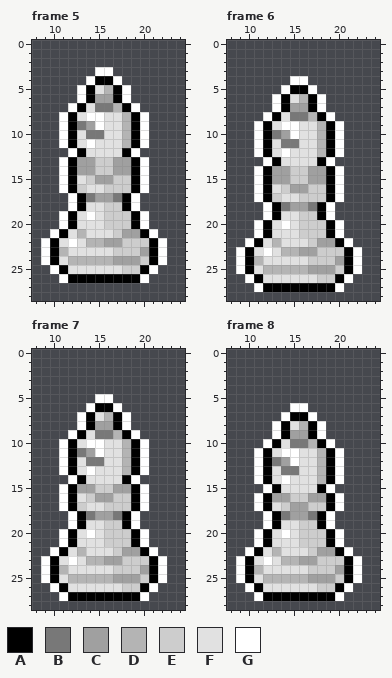
Pixel-art file -- Assets/Sprites/Sprites-Animation/Pieces/Pieces Dropping In/Aseprite Files/White Bishop Landing.aseprite. That is the earlier state.
32x32 pixels, 12 frames. Shown: frame 5: x 8..24, y 0..28; frame 6: x 8..24, y 0..28; frame 7: x 8..24, y 0..28; frame 8: x 8..24, y 0..28. The commit also changed other frames, which this record leaves out.
Palette (. is transparent): A #000000  B #787878  C #a0a0a0  D #b4b4b4  E #cdcdcd  F #e1e1e1  G #ffffff
Pixels before, frame 5, first column x 9:
 3 ......GG......
 4 .....GAAG.....
 5 ....GAFDAG....
 6 ....GACCAG....
 7 ...GAFBBDAG...
 8 ..GAFGGFFDAG..
 9 ..GABCGFFDAG..
10 ..GAFBBFFDAG..
11 ..GAFGFFFDAG..
12 ...GAFFFFAG...
13 ..GACCEECCAG..
14 ..GACCEECCAG..
15 ..GAFECCEEAG..
16 ..GAEFFEEEAG..
17 ...GABCCBAG...
18 ...GAFFEEAG...
19 ..GAFGFEEEAG..
20 ..GAFFFEEEAG..
21 .GAFDFFFECCAG.
22 GAFGFDDCCEEEAG
23 GADFFFFFEEECAG
24 GAFDDDDDCCCEAG
25 .GAFFFFFFEEAG.
26 ..GAAAAAAAAG..
Pixels before, frame 6, first column x 9:
 4 ......GG......
 5 .....GAAG.....
 6 ....GAFDAG....
 7 ....GACCAG....
 8 ...GAFBBDAG...
 9 ..GAFGGFFDAG..
10 ..GABCGFFDAG..
11 ..GAFBBFFDAG..
12 ..GAFGFFFDAG..
13 ...GAFFFFAG...
14 ..GACCEECCAG..
15 ..GACCEECCAG..
16 ..GAFECCEEAG..
17 ..GAEFFEEEAG..
18 ...GABCCBAG...
19 ...GAFFEEAG...
20 ..GAFGFEEEAG..
21 ..GAFFFEEEAG..
22 .GAFDFFFECCAG.
23 GAFGFDDCCEEEAG
24 GADFFFFFEEECAG
25 GAFDDDDDCCCEAG
26 .GAFFFFFFEEAG.
27 ..GAAAAAAAAG..
Pixels before, frame 7, first column x 9:
 5 ......GG......
 6 .....GAAG.....
 7 ....GAFDAG....
 8 ....GACCAG....
 9 ...GAFBBDAG...
10 ..GAFGGFFDAG..
11 ..GABCGFFDAG..
12 ..GAFBBFFDAG..
13 ..GAFGFFFDAG..
14 ...GAFFFFAG...
15 ..GACCEECCAG..
16 ..GAFECCEEAG..
17 ..GAEFFEEEAG..
18 ...GABCCBAG...
19 ...GAFFEEAG...
20 ..GAFGFEEEAG..
21 ..GAFFFEEEAG..
22 .GAFDFFFECCAG.
23 GAFGFDDCCEEEAG
24 GADFFFFFEEECAG
25 GAFDDDDDCCCEAG
26 .GAFFFFFFEEAG.
27 ..GAAAAAAAAG..
Pixels before, frame 8, first column x 9:
 6 ......GG......
 7 .....GAAG.....
 8 ....GAFDAG....
 9 ....GACCAG....
10 ...GAFBBDAG...
11 ..GAFGGFFDAG..
12 ..GABCGFFDAG..
13 ..GAFBBFFDAG..
14 ..GAFGFFFDAG..
15 ...GAFFFFAG...
16 ..GACCEECCAG..
17 ..GAFECCEEAG..
18 ...GABCCBAG...
19 ...GAFFEEAG...
20 ..GAFGFEEEAG..
21 ..GAFFFEEEAG..
22 .GAFDFFFECCAG.
23 GAFGFDDCCEEEAG
24 GADFFFFFEEECAG
25 GAFDDDDDCCCEAG
26 .GAFFFFFFEEAG.
27 ..GAAAAAAAAG..
The result:
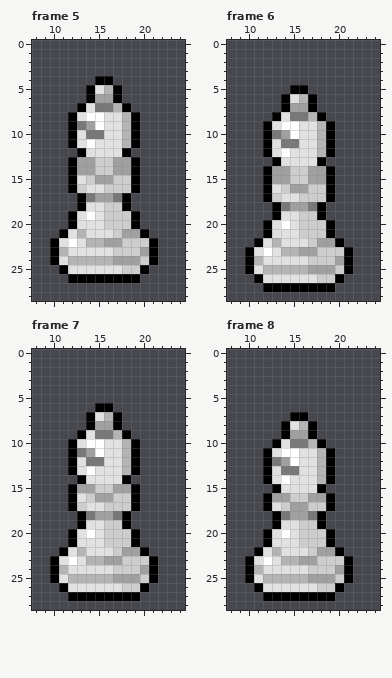
Change:
Changed rows in their new state; - is an unchanged pixel.
Frame 5:
first column x 9:
 3 ------..------
 4 -----.--.-----
 5 ----.----.----
 6 ----.----.----
 7 ---.------.---
 8 --.--------.--
 9 --.--------.--
10 --.--------.--
11 --.--------.--
12 ---.------.---
13 --.--------.--
14 --.--------.--
15 --.--------.--
16 --.--------.--
17 ---.------.---
18 ---.------.---
19 --.--------.--
20 --.--------.--
21 -.----------.-
22 .------------.
23 .------------.
24 .------------.
25 -.----------.-
26 --.--------.--
Frame 6:
first column x 9:
 4 ------..------
 5 -----.--.-----
 6 ----.----.----
 7 ----.----.----
 8 ---.------.---
 9 --.--------.--
10 --.--------.--
11 --.--------.--
12 --.--------.--
13 ---.------.---
14 --.--------.--
15 --.--------.--
16 --.--------.--
17 --.--------.--
18 ---.------.---
19 ---.------.---
20 --.--------.--
21 --.--------.--
22 -.----------.-
23 .------------.
24 .------------.
25 .------------.
26 -.----------.-
27 --.--------.--
Frame 7:
first column x 9:
 5 ------..------
 6 -----.--.-----
 7 ----.----.----
 8 ----.----.----
 9 ---.------.---
10 --.--------.--
11 --.--------.--
12 --.--------.--
13 --.--------.--
14 ---.------.---
15 --.--------.--
16 --.--------.--
17 --.--------.--
18 ---.------.---
19 ---.------.---
20 --.--------.--
21 --.--------.--
22 -.----------.-
23 .------------.
24 .------------.
25 .------------.
26 -.----------.-
27 --.--------.--
Frame 8:
first column x 9:
 6 ------..------
 7 -----.--.-----
 8 ----.----.----
 9 ----.----.----
10 ---.------.---
11 --.--------.--
12 --.--------.--
13 --.--------.--
14 --.--------.--
15 ---.------.---
16 --.--------.--
17 --.--------.--
18 ---.------.---
19 ---.------.---
20 --.--------.--
21 --.--------.--
22 -.----------.-
23 .------------.
24 .------------.
25 .------------.
26 -.----------.-
27 --.--------.--
Boxes around the changes in both pictures, in picture pixels (x1, y1, x2, y2):
erased: (41, 67, 167, 283)
erased: (236, 76, 362, 292)
erased: (41, 394, 167, 601)
erased: (236, 403, 362, 601)
